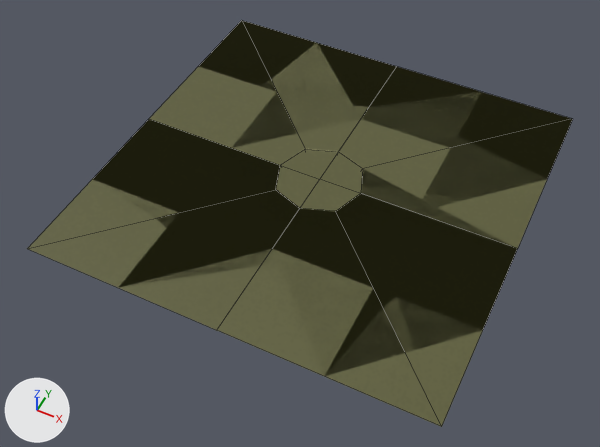
What one commit did to the OBJ model MyDirectX/MyDirectXGame/Resources/ceiling/ceiling.obj.
Before and after are seen from a 50 mm lens placed at (1.21, -2.63, 3.91), pointed at (-0.02, -0.18, 0.84). Every picture has the same lights, and +X, +Y and +Z are marked at lower left. Mesh edges are drawn as thin lines. Where no turn or scale is listed for an object, it has been applied to the vertices.
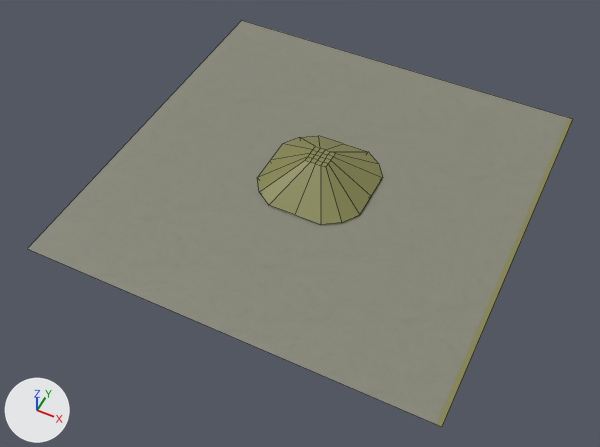
Location of each change, (x1, y1, x2, y2) in pixels of the pictures (600 x 447 px):
'Cube', surface changed, reshaped (yellow to grey)
    both: (27, 20, 573, 427)
part 1 of me_cube, added (yellow)
    after: (257, 136, 382, 225)
part 2 of me_cube, cut back
    both: (27, 20, 573, 427)

Edits to the bpy script that builds the scene:
```text
Add img_aaaaaa_png:
    img_aaaaaa_png = load_image('aaaaaa.png', 'aaaaaa.png', 1024, 1024, 'sRGB')
Change mat_material:
    mat_material.texture: img_ceiling2_png -> img_aaaaaa_png
Change me_cube:
    used by ob_cube; location = (0.0, 0.0, 0.0)
    remove me_cube.from_pydata(...)  # 26 vertices, 24 faces; spans x -1.0..1.0, y -1.0..1.0, z 0.86..1.0
    add me_cube.from_pydata(...)  # 70 vertices, 65 faces; spans x -1.0..1.0, y -1.0..1.0, z 0.81..1.15
    me_cube part 1: a new loose piece of 66 vertices spanning x -0.28..0.28, y -0.28..0.28, z 0.81..1.15, in mat_material (picture img_aaaaaa_png)
    me_cube part 2
    22 vertices are removed from x -1.0..1.0, y -1.0..1.0, z 0.86..1.0
    24 faces are deleted
    1 new face joins them
```
